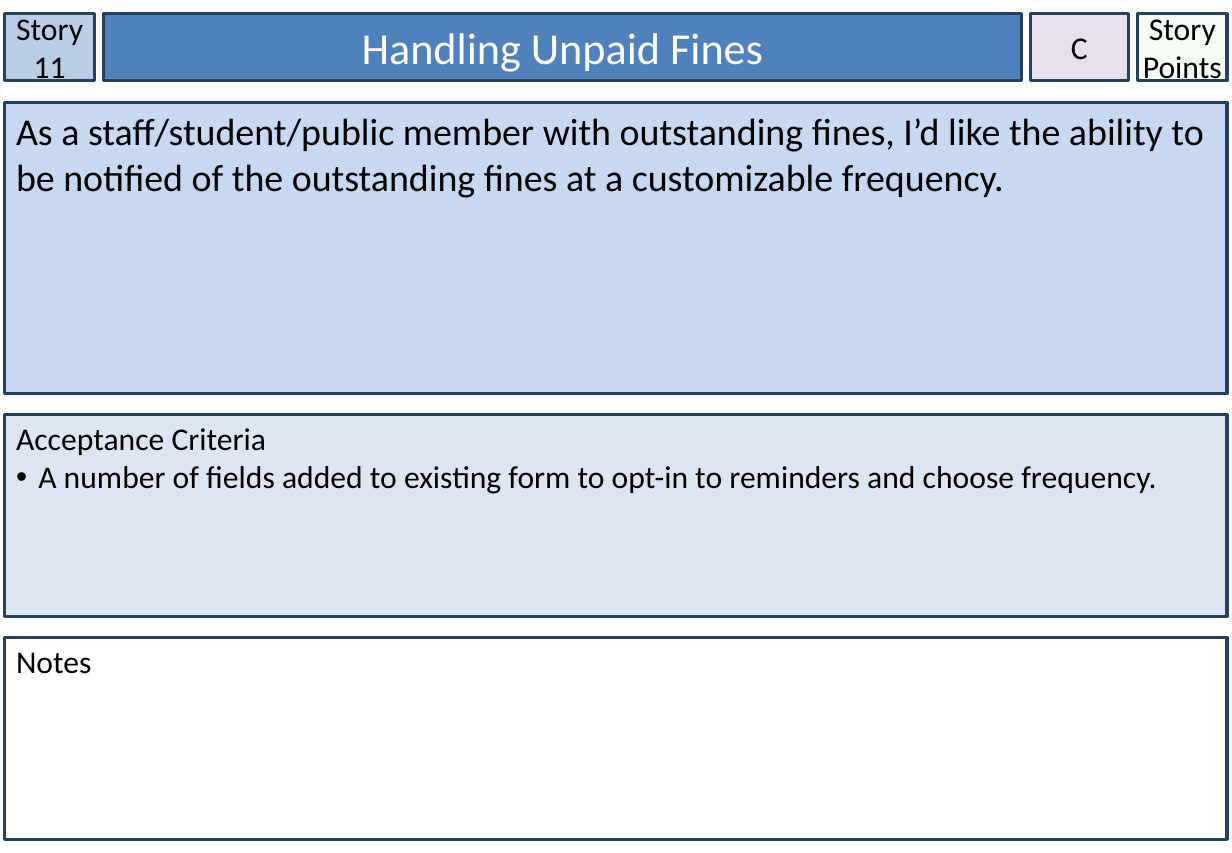
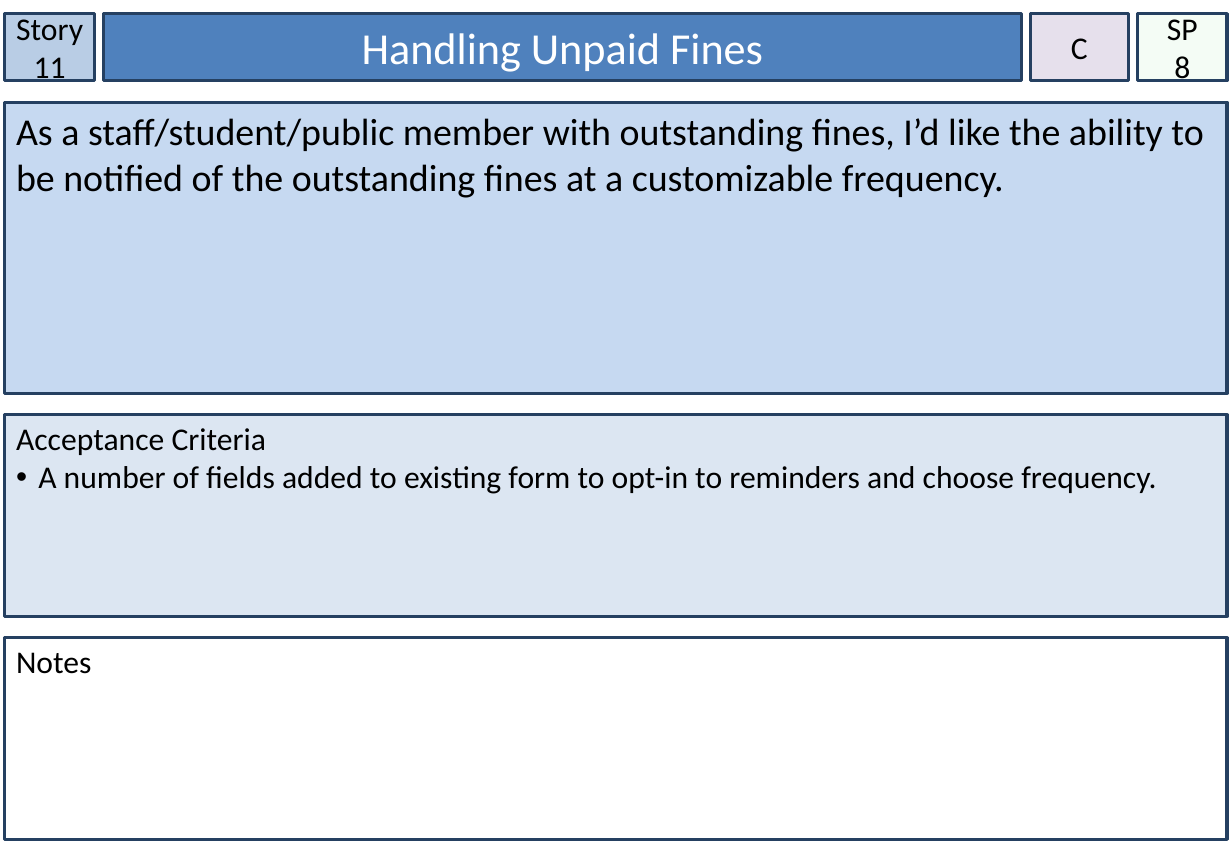
Before and after one commit to knich17/ParkingPermits, a slide deck: slide 12 of Assessment/Story Cards.pptx. Drawn at 1232x853 pixels with LibreOffice and Linux fonts; fonts in the diff are those of the drawing. Boxes give left, top, right and bottom in pixels: in the first picture for what was removed or moved away, otherwise in the second. Text is boxed around its words. In the diff, an @@ line names an element or a change of style, - is before the commit and + after.

Commit message:
Half done assigning story points

```diff
--- a/Assessment/Story Cards.pptx
+++ b/Assessment/Story Cards.pptx
@@ text in rectangle at box(1167, 14, 1198, 82): text changed @@
-Story Points
+SP
+8
```
Also in this commit, not shown: 6 other slides changed.
